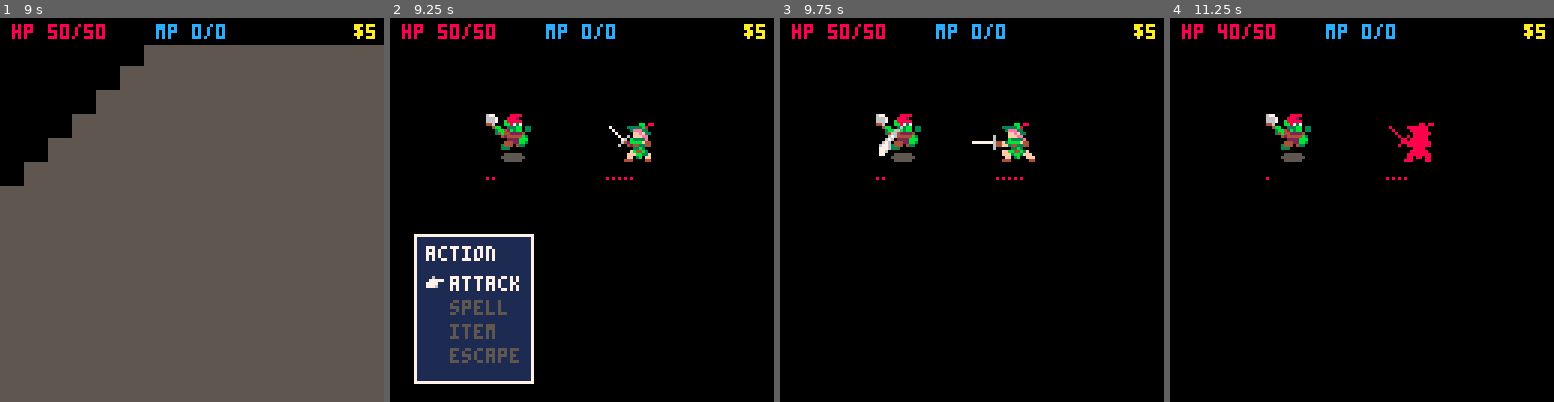
Above: before the commit, frames 1-4 (left to right).
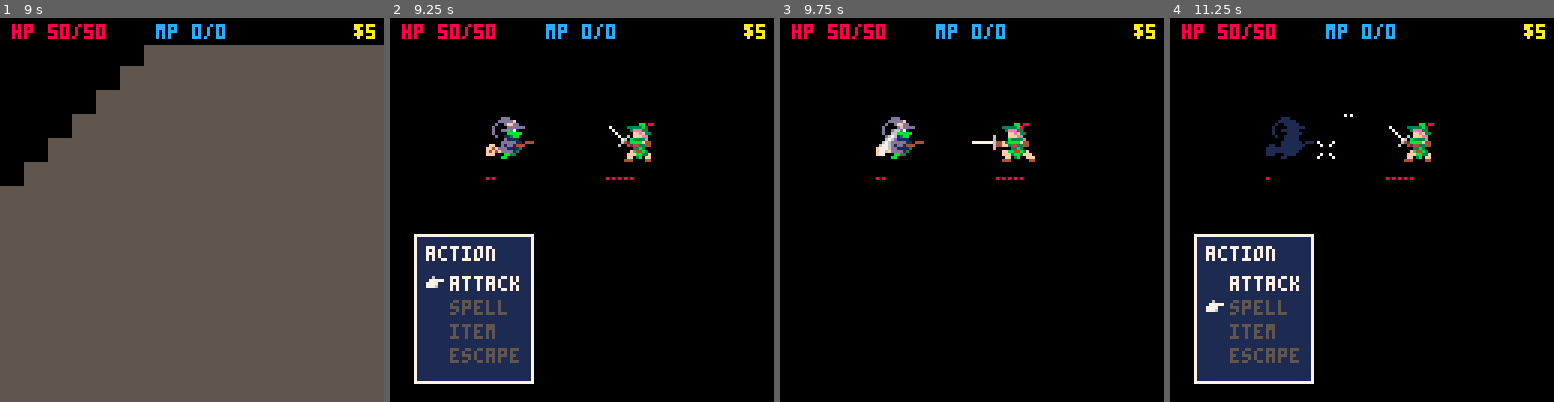
Above: after the commit, the same moments.

Repository: AddisonMink/pico8-rpg
Game: PICO-8 cartridge main.p8
Two runs of this game, one before a commit and one after it. Both use one fixed random seed, a clock stepped at 60 frames per second and the inputs below.
Inputs:
- Up to frame 1 (9 s): tap O (Z key) at 0.33, 0.7, 1.43, 2.22, 3.1, 3.98, 4.87, 5.75, 6.63, 7.52, 8.4 s; tap X (X key) at 1.07, 2.07, 2.4, 2.73, 3.07, 3.4, 3.73, 4.07, 4.4, 4.73, 5.07, 5.4, 5.73, 6.07, 6.4, 6.73, 7.07, 7.4, 7.73, 8.07, 8.4, 8.73 s; hold Left 1.97-2.37 s; hold Down 2.42-2.82 s; hold Right 2.87-3.53 s; hold Up 3.58-4.08 s; hold Right 4.13-4.53 s; hold Down 4.58-5.08 s; hold Left 5.13-5.8 s; hold Up 5.85-6.18 s; hold Left 6.23-6.63 s; hold Down 6.68-7.08 s; hold Right 7.13-7.8 s; hold Up 7.85-8.35 s; hold Right 8.4-8.8 s; hold Down from 8.85 s (still down)
- Up to frame 2 (9.25 s): keep holding Down; tap X (X key) at 9.07 s
- Up to frame 3 (9.75 s): tap O (Z key) at 9.28 s; release Down at 9.35 s; tap X (X key) at 9.4, 9.73 s; hold Left from 9.4 s (still down)
- Up to frame 4 (11.25 s): release Left at 10.07 s; tap X (X key) every 0.33 s from 10.07 to 11.07 s; hold Up 10.12-10.45 s; tap O (Z key) at 10.17, 11.05 s; hold Left 10.5-10.9 s; hold Down from 10.95 s (still down)

Frame 1 is identical in both runs. In frame 2, 1.0% of the frame differs, in the area x 25-38%, y 25-38%; in frame 3, 0.8%; in frame 4, 14%, in the area x 6-68%, y 1-96%.

Commit message:
add witch enemy.

Diff:
--- a/battle.lua
+++ b/battle.lua
@@ -25,9 +25,11 @@
 
   local function draw_unit(unit, x, y)
     if unit.state == "dead" then return end
-    local tint = flash and flash.target == unit and flash.color
     local anim_id = anim and anim.target == unit and anim.id
     local message = message and message.target == unit and message.text
+
+    local tint = flash and flash.target == unit and flash.color
+        or unit.invisible and 1
 
     if tint then
       set_palette(tint)
@@ -62,6 +64,14 @@
       end
     end
 
+    if unit.invisible then
+      spr(158, x + 16, y + 8)
+      for i = 1, unit.invisible do
+        local x = x + 24 + i * 2
+        rectfill(x, y, x, y, 7)
+      end
+    end
+
     if unit.armor then
       spr(143, x + 16, y + 8)
     end
@@ -85,6 +95,15 @@
     return compiled
   end
 
+  local function dec_status(target, status)
+    if target[status] then
+      target[status] -= 1
+      if target[status] <= 0 then
+        target[status] = nil
+      end
+    end
+  end
+
   local effect_handlers = {
     attack = function(effect)
       local target = effect.target
@@ -94,8 +113,18 @@
     end,
     damage = function(effect)
       local target = effect.target
+
+      if target.invisible and not effect.magic then
+        add(effects, { t = "message", target = target, text = "miss" })
+        return
+      end
+
       local damage = effect.power
-      if target.armor and not effect.magic then damage = flr(damage / 2) end
+
+      local damage = effect.magic and damage
+          or target.armor and flr(damage / 2)
+          or damage
+
       target.hp = max(0, target.hp - damage)
       target.sleep = nil
       add(effects, { t = "flash", target = target, color = 8 }, 1)
@@ -128,7 +157,10 @@
       add(effects, { t = "flash", target = target, color = 11 })
     end,
     sleep = function(effect)
-      effect.target.sleep = 2
+      effect.target.sleep = 3
+    end,
+    invisible = function(effect)
+      effect.target.invisible = 3
     end
   }
 
@@ -187,6 +219,8 @@
       if player.state ~= "dead" then
         player.state = "idle"
       end
+      dec_status(acting, "invisible")
+      dec_status(acting, "sleep")
 
       if player.hp <= 0 then
         state = "lose"
@@ -194,8 +228,6 @@
         state = "win"
       elseif acting == player then
         if enemy.sleep then
-          enemy.sleep -= 1
-          if enemy.sleep <= 0 then enemy.sleep = nil end
           effects = { { t = "message", target = enemy, text = "sleep" } }
           acting = enemy
           t0, dur = time(), 0
--- a/enemy.lua
+++ b/enemy.lua
@@ -24,6 +24,33 @@
   }
 end
 
+function witch_new()
+  return {
+    sprite_id = 232,
+    coins = 3,
+    hp = 20,
+    behavior = function(enemy, player)
+      local choice = flr(rnd(2))
+      if choice == 0 or enemy.invisible then
+        return {
+          name = "fire",
+          effects = {
+            { t = "animation", id = 160, target = player },
+            { t = "damage", power = 20, magic = true, target = player }
+          }
+        }
+      elseif choice == 1 then
+        return {
+          name = "invis",
+          effects = {
+            { t = "invisible", target = enemy }
+          }
+        }
+      end
+    end
+  }
+end
+
 function dragon_new()
   return {
     sprite_id = 230,
@@ -36,7 +63,7 @@
           name = "breath",
           effects = {
             { t = "animation", id = 160, target = player },
-            { t = "damage", power = 50, magic = true, target = player}
+            { t = "damage", power = 50, magic = true, target = player }
           }
         }
       else
--- a/world.lua
+++ b/world.lua
@@ -5,7 +5,7 @@
   local up_frames = { 6, 7, 6, 8 }
   local steps_to_battle = 30
   local battle_chance = 33
-  local random_encounters = { goblin_new, goblin_new, hobgoblin_new }
+  local random_encounters = { goblin_new, goblin_new, hobgoblin_new, witch_new }
   -- #endregion
 
   -- #region state
